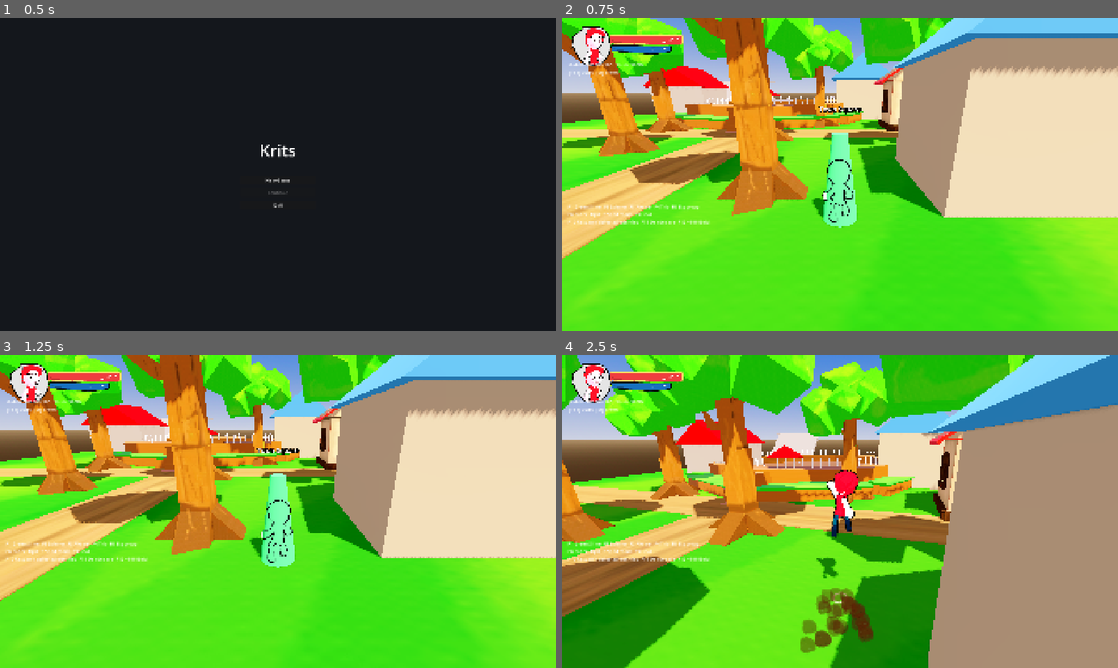
Above: before the commit, frames 1-4 (two rows, left to right).
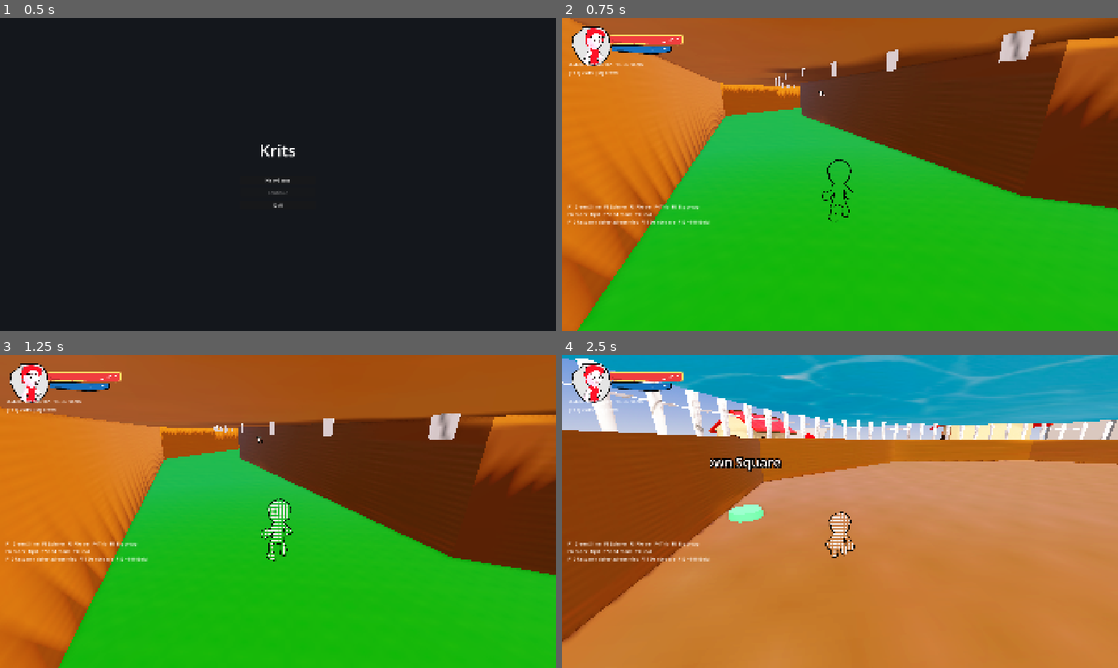
Above: after the commit, the same moments.

Repository: doggoanim/Krits
Game: Godot game, scene res://ui/main_menu.tscn
The game is run twice, just before and just after one commit, with the same random seed, the same clock (stepped at 60 frames per second) and the same inputs.
Inputs (mouse positions are in pixels of both pictures, inside the frame that each line leads up to):
- Up to frame 1 (0.5 s): no input
- Up to frame 2 (0.75 s): click "New Game" at 0.5 s
- Up to frame 3 (1.25 s): no input
- Up to frame 4 (2.5 s): tap Enter at 1.25 s; move the mouse to (867, 511) at 1.27 s; hold Ctrl (crouch_pound) 1.28-2.03 s; hold W (move_forward) from 1.28 s (still down); click (867, 511) at 1.42 s; tap Space (jump) at 1.52, 2.27 s; move the mouse to (812, 511) at 2.02 s; tap E (interact) at 2.1 s

Frame 1 is identical in both runs. In frame 2, 96% of the frame differs, in the area x 0-100%, y 0-100%; in frame 3, 96%; in frame 4, 97%.

Commit message:
a lot of assets

Diff:
--- a/world/hometown.tscn
+++ b/world/hometown.tscn
@@ -6,17 +6,10 @@
 [ext_resource type="Texture2D" uid="uid://dnow7nufbdxah" path="res://assets/textures/dirt.jpg" id="1_o4qy2"]
 [ext_resource type="Script" uid="uid://cs21yl2vng0jt" path="res://world/shop_keeper.gd" id="1_shopkeeper"]
 [ext_resource type="Script" uid="uid://c4mis6pkpkvbk" path="res://world/spawnpoint.gd" id="1_spawn"]
-[ext_resource type="Texture2D" uid="uid://biqs2l4jk2u38" path="res://assets/textures/dirt_1.jpg" id="2_dvlkn"]
 [ext_resource type="PackedScene" uid="uid://dld5ve85ktgju" path="res://assets/world/lake_chesburg.glb" id="2_l8gsu"]
-[ext_resource type="PackedScene" uid="uid://bfbpaevs3oe6f" path="res://assets/world/tree_chesburg_1.glb" id="10_qjukg"]
-[ext_resource type="PackedScene" uid="uid://bgi0nckpg0qug" path="res://assets/world/tree_chesburg_2.glb" id="11_o8fgi"]
-[ext_resource type="PackedScene" uid="uid://c43welks1se8g" path="res://assets/world/tree_chesburg_3.glb" id="12_8ru6n"]
 [ext_resource type="PackedScene" uid="uid://3qh41uwbj8kg" path="res://world/water/water.tscn" id="13_8ru6n"]
-[ext_resource type="PackedScene" uid="uid://b7yepay0t2k7j" path="res://assets/world/tree_chesburg_5.glb" id="13_b2jir"]
 [ext_resource type="PackedScene" uid="uid://ivt8hkai4lc4" path="res://assets/world/house_chesburg_1.glb" id="14_6yx7h"]
-[ext_resource type="PackedScene" uid="uid://dwsqlkkxwt0wo" path="res://assets/world/tree_chesburg_4.glb" id="14_l8gsu"]
-[ext_resource type="PackedScene" uid="uid://clkm5ngwo17ku" path="res://assets/world/tree_chesburg_６.glb" id="15_qxovf"]
-[ext_resource type="PackedScene" uid="uid://bkxlyousnd7ld" path="res://assets/world/tree_chesburg_7.glb" id="16_cx2cw"]
+[ext_resource type="PackedScene" uid="uid://chhgtlftglyvi" path="res://assets/world/house_chesburg_2.glb" id="17_qxovf"]
 
 [sub_resource type="StandardMaterial3D" id="Mat_Grass"]
 albedo_color = Color(0.5686275, 0.73333335, 0.30588236, 1)
@@ -31,17 +24,7 @@
 [sub_resource type="BoxShape3D" id="Shape_PathNS"]
 size = Vector3(4, 0.05, 44)
 
-[sub_resource type="StandardMaterial3D" id="Mat_DirtPath"]
-albedo_color = Color(0.99872035, 0.9740259, 0.9471552, 1)
-albedo_texture = ExtResource("2_dvlkn")
-
-[sub_resource type="BoxMesh" id="Mesh_PathNS"]
-size = Vector3(4, 0.05, 44)
-
 [sub_resource type="BoxShape3D" id="Shape_PathEW"]
-size = Vector3(44, 0.05, 4)
-
-[sub_resource type="BoxMesh" id="Mesh_PathEW"]
 size = Vector3(44, 0.05, 4)
 
 [sub_resource type="BoxShape3D" id="Shape_Step1"]
@@ -85,69 +68,12 @@
 [sub_resource type="BoxShape3D" id="BoxShape3D_70bq6"]
 size = Vector3(10.715, 0.35, 12.595)
 
-[sub_resource type="BoxShape3D" id="Shape_House1Walls"]
-size = Vector3(6, 4, 6)
-
-[sub_resource type="StandardMaterial3D" id="Mat_Stone"]
-albedo_color = Color(0.62, 0.6, 0.58, 1)
-
-[sub_resource type="BoxMesh" id="Mesh_House1Walls"]
-size = Vector3(6, 4, 6)
-
-[sub_resource type="StandardMaterial3D" id="Mat_RoofRed"]
-albedo_color = Color(0.8487937, 0, 0.047033705, 1)
-
-[sub_resource type="PrismMesh" id="Mesh_House1Roof"]
-size = Vector3(6.9, 2.4, 6.9)
-
-[sub_resource type="ConcavePolygonShape3D" id="ConcavePolygonShape3D_gka81"]
-data = PackedVector3Array(0, 1.1999999, 3.4499998, 3.4499998, -1.1999999, 3.4499998, -3.4499998, -1.1999999, 3.4499998, 0, 1.1999999, -3.4499998, -3.4499998, -1.1999999, -3.4499998, 3.4499998, -1.1999999, -3.4499998, 0, 1.1999999, 3.4499998, 0, 1.1999999, -3.4499998, 3.4499998, -1.1999999, 3.4499998, 0, 1.1999999, -3.4499998, 3.4499998, -1.1999999, -3.4499998, 3.4499998, -1.1999999, 3.4499998, 0, 1.1999999, -3.4499998, 0, 1.1999999, 3.4499998, -3.4499998, -1.1999999, -3.4499998, 0, 1.1999999, 3.4499998, -3.4499998, -1.1999999, 3.4499998, -3.4499998, -1.1999999, -3.4499998, -3.4499998, -1.1999999, 3.4499998, 3.4499998, -1.1999999, 3.4499998, -3.4499998, -1.1999999, -3.4499998, 3.4499998, -1.1999999, 3.4499998, 3.4499998, -1.1999999, -3.4499998, -3.4499998, -1.1999999, -3.4499998)
-
-[sub_resource type="BoxShape3D" id="Shape_House2Walls"]
-size = Vector3(7, 5, 5)
-
-[sub_resource type="StandardMaterial3D" id="Mat_StoneLight"]
-albedo_color = Color(0.7, 0.65, 0.55, 1)
-
-[sub_resource type="BoxMesh" id="Mesh_House2Walls"]
-size = Vector3(7, 5, 5)
-
-[sub_resource type="StandardMaterial3D" id="Mat_RoofBlue"]
-albedo_color = Color(0.2886788, 0.553356, 0.7931672, 1)
-
-[sub_resource type="PrismMesh" id="Mesh_House2Roof"]
-size = Vector3(8.05, 3, 5.75)
-
-[sub_resource type="ConcavePolygonShape3D" id="ConcavePolygonShape3D_70bq6"]
-data = PackedVector3Array(0, 1.5, 2.875, 4.025, -1.5, 2.875, -4.025, -1.5, 2.875, 0, 1.5, -2.875, -4.025, -1.5, -2.875, 4.025, -1.5, -2.875, 0, 1.5, 2.875, 0, 1.5, -2.875, 4.025, -1.5, 2.875, 0, 1.5, -2.875, 4.025, -1.5, -2.875, 4.025, -1.5, 2.875, 0, 1.5, -2.875, 0, 1.5, 2.875, -4.025, -1.5, -2.875, 0, 1.5, 2.875, -4.025, -1.5, 2.875, -4.025, -1.5, -2.875, -4.025, -1.5, 2.875, 4.025, -1.5, 2.875, -4.025, -1.5, -2.875, 4.025, -1.5, 2.875, 4.025, -1.5, -2.875, -4.025, -1.5, -2.875)
-
-[sub_resource type="BoxShape3D" id="Shape_House3Walls"]
-size = Vector3(5, 3.5, 5)
-
-[sub_resource type="BoxMesh" id="Mesh_House3Walls"]
-size = Vector3(5, 3.5, 5)
-
-[sub_resource type="PrismMesh" id="Mesh_House3Roof"]
-size = Vector3(5.75, 2.1, 5.75)
-
-[sub_resource type="ConcavePolygonShape3D" id="ConcavePolygonShape3D_bf34x"]
-data = PackedVector3Array(0, 1.05, 2.875, 2.875, -1.05, 2.875, -2.875, -1.05, 2.875, 0, 1.05, -2.875, -2.875, -1.05, -2.875, 2.875, -1.05, -2.875, 0, 1.05, 2.875, 0, 1.05, -2.875, 2.875, -1.05, 2.875, 0, 1.05, -2.875, 2.875, -1.05, -2.875, 2.875, -1.05, 2.875, 0, 1.05, -2.875, 0, 1.05, 2.875, -2.875, -1.05, -2.875, 0, 1.05, 2.875, -2.875, -1.05, 2.875, -2.875, -1.05, -2.875, -2.875, -1.05, 2.875, 2.875, -1.05, 2.875, -2.875, -1.05, -2.875, 2.875, -1.05, 2.875, 2.875, -1.05, -2.875, -2.875, -1.05, -2.875)
-
-[sub_resource type="BoxShape3D" id="Shape_House4Walls"]
-size = Vector3(6, 4.5, 6)
-
-[sub_resource type="BoxMesh" id="Mesh_House4Walls"]
-size = Vector3(6, 4.5, 6)
-
-[sub_resource type="PrismMesh" id="Mesh_House4Roof"]
-size = Vector3(6.9, 2.7, 6.9)
-
-[sub_resource type="ConcavePolygonShape3D" id="ConcavePolygonShape3D_8mbmp"]
-data = PackedVector3Array(0, 1.35, 3.4499998, 3.4499998, -1.35, 3.4499998, -3.4499998, -1.35, 3.4499998, 0, 1.35, -3.4499998, -3.4499998, -1.35, -3.4499998, 3.4499998, -1.35, -3.4499998, 0, 1.35, 3.4499998, 0, 1.35, -3.4499998, 3.4499998, -1.35, 3.4499998, 0, 1.35, -3.4499998, 3.4499998, -1.35, -3.4499998, 3.4499998, -1.35, 3.4499998, 0, 1.35, -3.4499998, 0, 1.35, 3.4499998, -3.4499998, -1.35, -3.4499998, 0, 1.35, 3.4499998, -3.4499998, -1.35, 3.4499998, -3.4499998, -1.35, -3.4499998, -3.4499998, -1.35, 3.4499998, 3.4499998, -1.35, 3.4499998, -3.4499998, -1.35, -3.4499998, 3.4499998, -1.35, 3.4499998, 3.4499998, -1.35, -3.4499998, -3.4499998, -1.35, -3.4499998)
-
 [sub_resource type="CylinderShape3D" id="Shape_WellRim"]
 height = 1.0
 radius = 1.2
+
+[sub_resource type="StandardMaterial3D" id="Mat_Stone"]
+albedo_color = Color(0.62, 0.6, 0.58, 1)
 
 [sub_resource type="CylinderMesh" id="Mesh_WellRim"]
 top_radius = 1.2
@@ -162,6 +88,9 @@
 bottom_radius = 0.08
 height = 2.2
 
+[sub_resource type="StandardMaterial3D" id="Mat_RoofRed"]
+albedo_color = Color(0.8487937, 0, 0.047033705, 1)
+
 [sub_resource type="CylinderMesh" id="Mesh_WellRoof"]
 top_radius = 0.0
 bottom_radius = 1.6
@@ -219,20 +148,12 @@
 [node name="Collision" type="CollisionShape3D" parent="Terrain/PathNS" unique_id=971774053]
 shape = SubResource("Shape_PathNS")
 
-[node name="Mesh" type="MeshInstance3D" parent="Terrain/PathNS" unique_id=1346726324]
-material_override = SubResource("Mat_DirtPath")
-mesh = SubResource("Mesh_PathNS")
-
 [node name="PathEW" type="StaticBody3D" parent="Terrain" unique_id=2008051788]
 transform = Transform3D(1, 0, 0, 0, 1, 0, 0, 0, 1, 0, 0.01, 0)
 collision_layer = 129
 
 [node name="Collision" type="CollisionShape3D" parent="Terrain/PathEW" unique_id=1809330523]
 shape = SubResource("Shape_PathEW")
-
-[node name="Mesh" type="MeshInstance3D" parent="Terrain/PathEW" unique_id=366163986]
-material_override = SubResource("Mat_DirtPath")
-mesh = SubResource("Mesh_PathEW")
 
 [node name="Hill" type="Node3D" parent="Terrain" unique_id=993983351]
 
@@ -301,102 +222,6 @@
 shape = SubResource("BoxShape3D_70bq6")
 
 [node name="Buildings" type="Node3D" parent="." unique_id=1303486059]
-
-[node name="House1" type="Node3D" parent="Buildings" unique_id=4247218]
-transform = Transform3D(1, 0, 0, 0, 1, 0, 0, 0, 1, -11, 0, -11)
-
-[node name="Walls" type="StaticBody3D" parent="Buildings/House1" unique_id=563810001]
-transform = Transform3D(1, 0, 0, 0, 1, 0, 0, 0, 1, 0, 2, 0)
-
-[node name="Collision" type="CollisionShape3D" parent="Buildings/House1/Walls" unique_id=350307365]
-shape = SubResource("Shape_House1Walls")
-
-[node name="Mesh" type="MeshInstance3D" parent="Buildings/House1/Walls" unique_id=880856283]
-material_override = SubResource("Mat_Stone")
-mesh = SubResource("Mesh_House1Walls")
-
-[node name="Roof" type="StaticBody3D" parent="Buildings/House1" unique_id=2128008774]
-transform = Transform3D(1, 0, 0, 0, 1, 0, 0, 0, 1, 0, 5.2, 0)
-collision_layer = 129
-
-[node name="Mesh" type="MeshInstance3D" parent="Buildings/House1/Roof" unique_id=1345513660]
-material_override = SubResource("Mat_RoofRed")
-mesh = SubResource("Mesh_House1Roof")
-
-[node name="CollisionShape3D" type="CollisionShape3D" parent="Buildings/House1/Roof" unique_id=1097758306]
-shape = SubResource("ConcavePolygonShape3D_gka81")
-
-[node name="House2" type="Node3D" parent="Buildings" unique_id=1894083705]
-transform = Transform3D(1, 0, 0, 0, 1, 0, 0, 0, 1, 11, 0, -13)
-
-[node name="Walls" type="StaticBody3D" parent="Buildings/House2" unique_id=1486149932]
-transform = Transform3D(1, 0, 0, 0, 1, 0, 0, 0, 1, 0, 2.5, 0)
-
-[node name="Collision" type="CollisionShape3D" parent="Buildings/House2/Walls" unique_id=1443175958]
-shape = SubResource("Shape_House2Walls")
-
-[node name="Mesh" type="MeshInstance3D" parent="Buildings/House2/Walls" unique_id=18673173]
-material_override = SubResource("Mat_StoneLight")
-mesh = SubResource("Mesh_House2Walls")
-
-[node name="Roof" type="StaticBody3D" parent="Buildings/House2" unique_id=309675523]
-transform = Transform3D(1, 0, 0, 0, 1, 0, 0, 0, 1, 0, 6.5, 0)
-collision_layer = 129
-
-[node name="Mesh" type="MeshInstance3D" parent="Buildings/House2/Roof" unique_id=996289975]
-material_override = SubResource("Mat_RoofBlue")
-mesh = SubResource("Mesh_House2Roof")
-
-[node name="CollisionShape3D" type="CollisionShape3D" parent="Buildings/House2/Roof" unique_id=1197262942]
-shape = SubResource("ConcavePolygonShape3D_70bq6")
-
-[node name="House3" type="Node3D" parent="Buildings" unique_id=1523153923]
-transform = Transform3D(1, 0, 0, 0, 1, 0, 0, 0, 1, -14, 0, 9)
-
-[node name="Walls" type="StaticBody3D" parent="Buildings/House3" unique_id=1236577525]
-transform = Transform3D(1, 0, 0, 0, 1, 0, 0, 0, 1, 0, 1.75, 0)
-
-[node name="Collision" type="CollisionShape3D" parent="Buildings/House3/Walls" unique_id=41833309]
-shape = SubResource("Shape_House3Walls")
-
-[node name="Mesh" type="MeshInstance3D" parent="Buildings/House3/Walls" unique_id=1925582531]
-material_override = SubResource("Mat_Stone")
-mesh = SubResource("Mesh_House3Walls")
-
-[node name="Roof" type="StaticBody3D" parent="Buildings/House3" unique_id=150323235]
-transform = Transform3D(1, 0, 0, 0, 1, 0, 0, 0, 1, 0, 4.55, 0)
-collision_layer = 129
-
-[node name="Mesh" type="MeshInstance3D" parent="Buildings/House3/Roof" unique_id=639735868]
-material_override = SubResource("Mat_RoofRed")
-mesh = SubResource("Mesh_House3Roof")
-
-[node name="CollisionShape3D" type="CollisionShape3D" parent="Buildings/House3/Roof" unique_id=1160644741]
-shape = SubResource("ConcavePolygonShape3D_bf34x")
-
-[node name="House4" type="Node3D" parent="Buildings" unique_id=1343661762]
-transform = Transform3D(1, 0, 0, 0, 1, 0, 0, 0, 1, 14, 0, 11)
-
-[node name="Walls" type="StaticBody3D" parent="Buildings/House4" unique_id=2143004544]
-transform = Transform3D(1, 0, 0, 0, 1, 0, 0, 0, 1, 0, 2.25, 0)
-
-[node name="Collision" type="CollisionShape3D" parent="Buildings/House4/Walls" unique_id=38109507]
-shape = SubResource("Shape_House4Walls")
-
-[node name="Mesh" type="MeshInstance3D" parent="Buildings/House4/Walls" unique_id=1197539957]
-material_override = SubResource("Mat_StoneLight")
-mesh = SubResource("Mesh_House4Walls")
-
-[node name="Roof" type="StaticBody3D" parent="Buildings/House4" unique_id=424030005]
-transform = Transform3D(1, 0, 0, 0, 1, 0, 0, 0, 1, 0, 5.85, 0)
-collision_layer = 129
-
-[node name="Mesh" type="MeshInstance3D" parent="Buildings/House4/Roof" unique_id=1039251097]
-material_override = SubResource("Mat_RoofBlue")
-mesh = SubResource("Mesh_House4Roof")
-
-[node name="CollisionShape3D" type="CollisionShape3D" parent="Buildings/House4/Roof" unique_id=187202882]
-shape = SubResource("ConcavePolygonShape3D_8mbmp")
 
 [node name="house_chesburg_1" parent="Buildings" unique_id=666560511 instance=ExtResource("14_6yx7h")]
 transform = Transform3D(1, 0, 0, 0, 1, 0, 0, 0, 1, 14.971166, 0, -3.766163)
@@ -430,6 +255,9 @@
 
 [node name="Water" parent="Props" unique_id=2126579471 instance=ExtResource("13_8ru6n")]
 transform = Transform3D(1, 0, 0, 0, 1, 0, 0, 0, 1, 5.2104874, 0, 34.901344)
+
+[node name="Water2" parent="Props" unique_id=691222566 instance=ExtResource("13_8ru6n")]
+transform = Transform3D(1, 0, 0, 0, 1, 0, 0, 0, 1, 16.20182, 4.0878205, 12.119247)
 
 [node name="NPCs" type="Node3D" parent="." unique_id=298095596]
 
@@ -507,26 +335,8 @@
 [node name="CollisionShape3D" type="CollisionShape3D" parent="Debug/test3" unique_id=259425761]
 shape = SubResource("BoxShape3D_bf34x")
 
-[node name="tree_chesburg_1" parent="." unique_id=1584612525 instance=ExtResource("10_qjukg")]
-transform = Transform3D(1, 0, 0, 0, 1, 0, 0, 0, 1, 13.55162, 4.7683716e-07, 4.8198366)
-
-[node name="tree_chesburg_2" parent="." unique_id=75116022 instance=ExtResource("11_o8fgi")]
-transform = Transform3D(1, 0, 0, 0, 1, 0, 0, 0, 1, 5.3346806, 0, 12.403303)
-
-[node name="tree_chesburg_3" parent="." unique_id=538649185 instance=ExtResource("12_8ru6n")]
-transform = Transform3D(1, 0, 0, 0, 1, 0, 0, 0, 1, -5.092019, 0, 6.0025244)
-
-[node name="tree_chesburg_5" parent="." unique_id=1441782480 instance=ExtResource("13_b2jir")]
-transform = Transform3D(1, 0, 0, 0, 1, 0, 0, 0, 1, 16.825775, -4.7683716e-07, 4.0841193)
-
-[node name="tree_chesburg_4" parent="." unique_id=1514547173 instance=ExtResource("14_l8gsu")]
-transform = Transform3D(1, 0, 0, 0, 1, 0, 0, 0, 1, 2.4792337, 4.7683716e-07, 2.8763103)
-
-[node name="tree_chesburg_６" parent="." unique_id=1709001957 instance=ExtResource("15_qxovf")]
-transform = Transform3D(1, 0, 0, 0, 1, 0, 0, 0, 1, 5.9661503, 0, -5.2476783)
-
-[node name="tree_chesburg_7" parent="." unique_id=1934332308 instance=ExtResource("16_cx2cw")]
-transform = Transform3D(1, 0, 0, 0, 1, 0, 0, 0, 1, -8.380696, 0, -2.08021)
-
-[node name="lake_chesburg" parent="." unique_id=1550830804 instance=ExtResource("2_l8gsu")]
-transform = Transform3D(1, 0, 0, 0, 1, 0, 0, 0, 1, -1.2930708, 0.034999616, -15.2475395)
+[node name="house_chesburg_2" parent="." unique_id=1116888906 instance=ExtResource("17_qxovf")]
+transform = Transform3D(1, 0, 0, 0, 1, 0, 0, 0, 1, -9.706156, 0, -8.828045)
+
+[node name="lake_chesburg" parent="." unique_id=1685882827 instance=ExtResource("2_l8gsu")]
+transform = Transform3D(1, 0, 0, 0, 1, 0, 0, 0, 1, 15.785616, 1.2179992, 11.692265)
Binary file added: assets/world/house_chesburg_2.glb
Not shown, added: assets/world/house_chesburg_2.glb.import
Binary file added: assets/world/house_chesburg_2_Image_0.png
Not shown, added: assets/world/house_chesburg_2_Image_0.png.import
Binary file added: assets/world/house_chesburg_2_Image_1.png
Not shown, added: assets/world/house_chesburg_2_Image_1.png.import
Binary file added: assets/world/house_chesburg_2_Image_3.png
Not shown, added: assets/world/house_chesburg_2_Image_3.png.import
Binary file added: assets/world/house_chesburg_2_house_texture_chesburg_1.jpg
Not shown, added: assets/world/house_chesburg_2_house_texture_chesburg_1.jpg.import
Binary file changed: assets/world/lake_chesburg.glb
Binary file added: assets/world/rock_1.glb
(and 27 more such lines)
